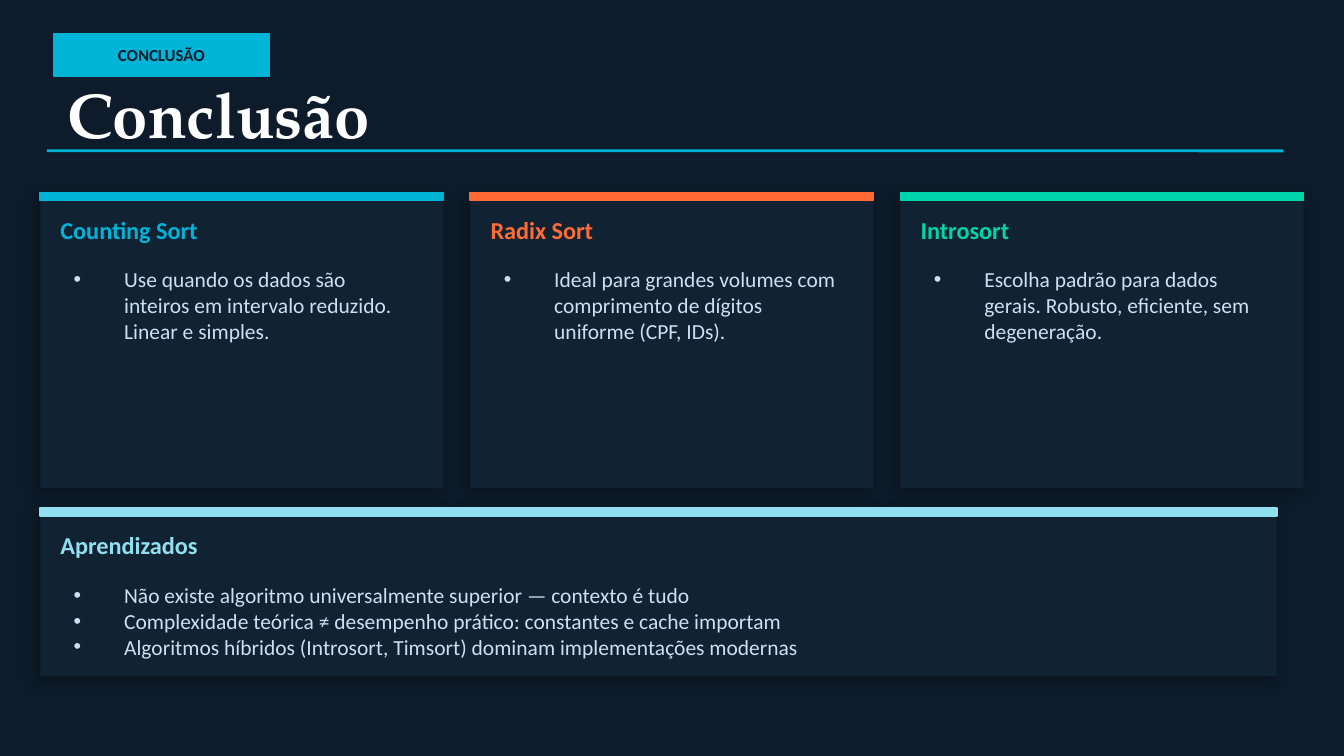
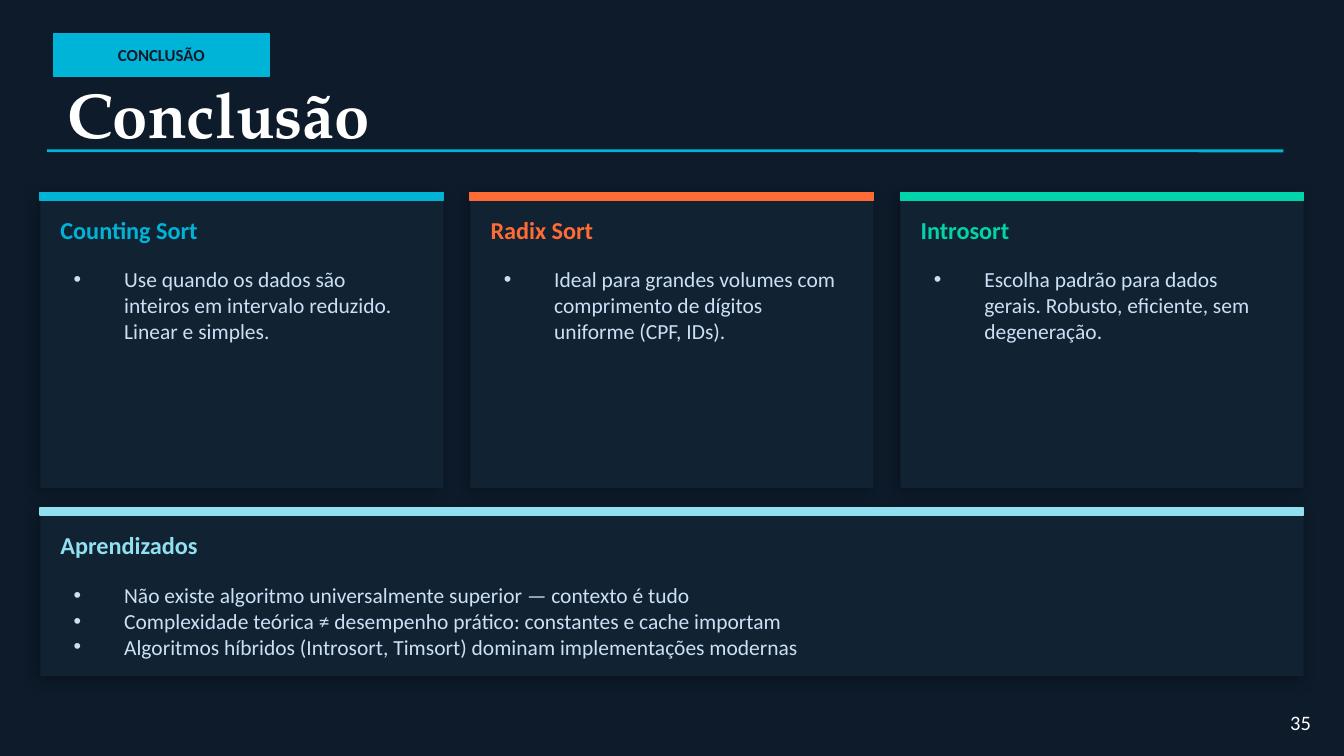
Before and after one commit to Joao-santos-oliveira/Algoritmos-de-Ordenacao, a slide deck: slide 35 of didatico/algoritmos_ordenacao.pptx (slide 28 before the commit). Drawn at 1344x756 pixels with LibreOffice and Linux fonts; fonts in the diff are those of the drawing. Boxes give left, top, right and bottom in pixels: in the first picture for what was removed or moved away, otherwise in the second. Text is boxed around its words. In the diff, an @@ line names an element or a change of style, - is before the commit and + after.

```diff
--- a/didatico/algoritmos_ordenacao.pptx
+++ b/didatico/algoritmos_ordenacao.pptx
@@ rectangle: place and size @@
-rectangle at (40, 508, 1277, 676)
+rectangle at (40, 508, 1304, 676)
@@ rectangle: place and size @@
-rectangle at (40, 508, 1277, 516)
+rectangle at (40, 508, 1304, 515)
@@ text added at (1290, 716, 1311, 730), 11 pt, text #FFFFFF @@
+35
```
Also in this commit, not shown: 20 other slides changed, 15 slides added, 8 slides removed.
